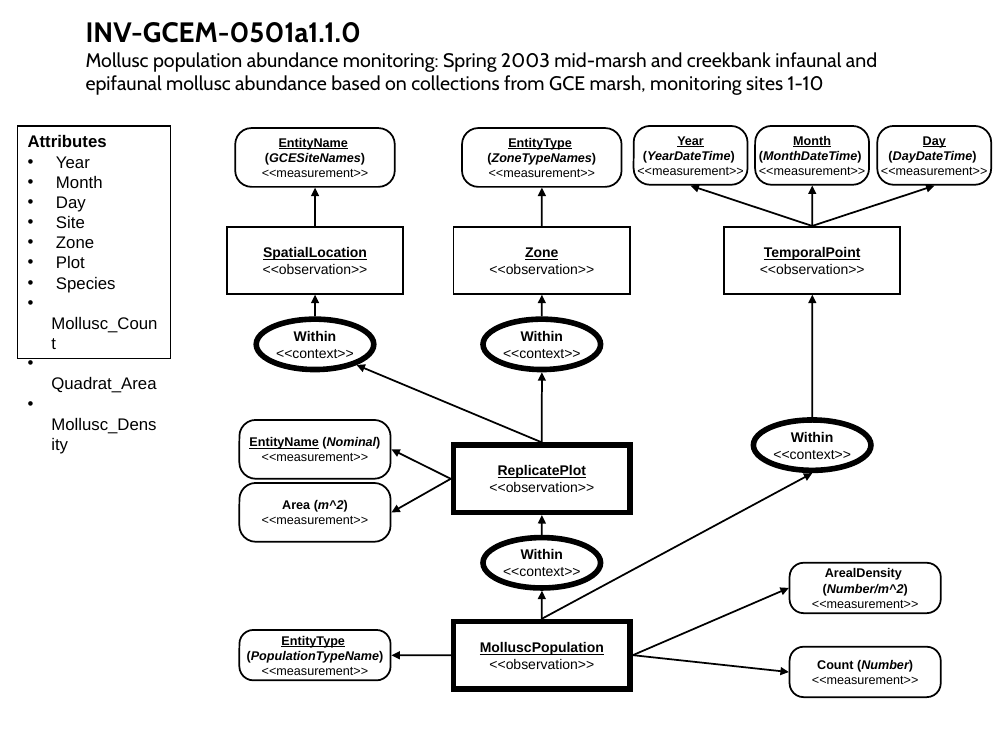
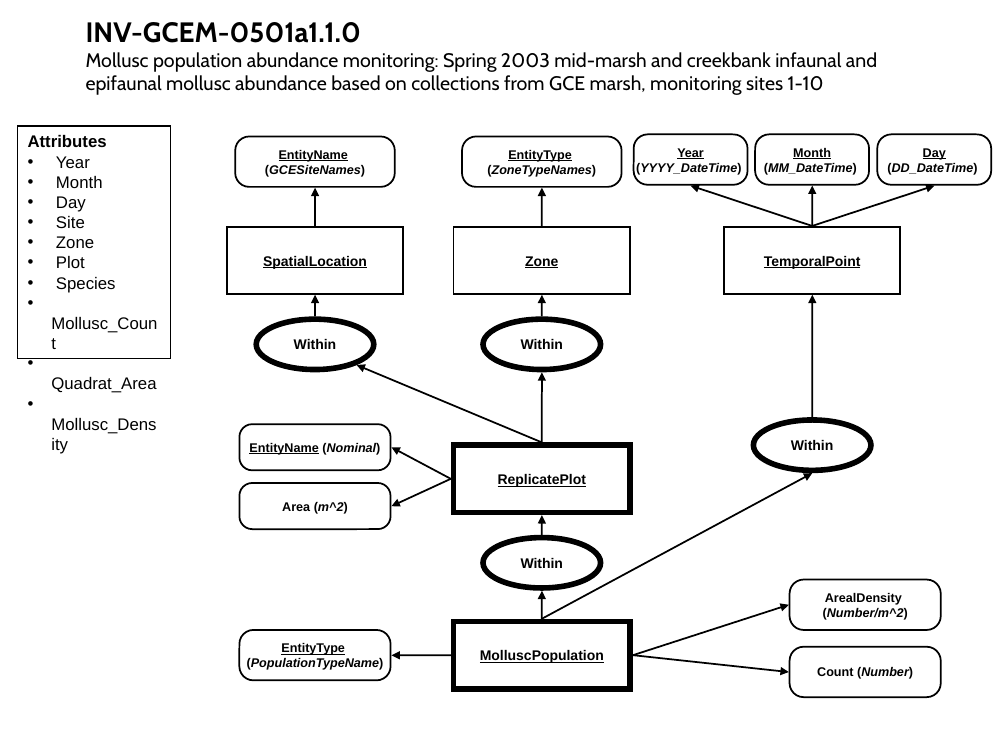
Before and after one commit to NCEAS/semtools, a slide deck: slide 7 of dev/sms/doc/gce-examples-2008.ppt. Drawn at 1008x756 pixels with LibreOffice and Linux fonts; fonts in the diff are those of the drawing. Boxes give left, top, right and bottom in pixels: in the first picture for what was removed or moved away, otherwise in the second. Text is boxed around its words. In the diff, an @@ line names an element or a change of style, - is before the commit and + after.

```diff
--- a/dev/sms/doc/gce-examples-2008.ppt
+++ b/dev/sms/doc/gce-examples-2008.ppt
@@ rounded rectangle "EntityName": place and size @@
-rounded rectangle "EntityName" at (235, 128, 394, 186)
+rounded rectangle "EntityName" at (235, 136, 394, 186)
@@ rounded rectangle "EntityType": place and size @@
-rounded rectangle "EntityType" at (462, 128, 621, 186)
+rounded rectangle "EntityType" at (462, 136, 621, 186)
@@ rounded rectangle "Year (YYYY_DateTime)": place and size @@
-rounded rectangle "Year (YYYY_DateTime)" at (634, 126, 748, 184)
+rounded rectangle "Year (YYYY_DateTime)" at (634, 134, 748, 184)
@@ text in rounded rectangle at (636, 148, 742, 175): text changed; italic on @@
-Year
-(YearDateTime)
-<<measurement>>
+Year
+(YYYY_DateTime)
@@ rounded rectangle "Month (MM_DateTime)": place and size @@
-rounded rectangle "Month (MM_DateTime)" at (755, 126, 869, 184)
+rounded rectangle "Month (MM_DateTime)" at (755, 134, 869, 184)
@@ text in rounded rectangle at (764, 148, 857, 175): text changed; italic on @@
-Month
-(MonthDateTime)
-<<measurement>>
+Month
+(MM_DateTime)
@@ rounded rectangle "Day (DD_DateTime)": place and size @@
-rounded rectangle "Day (DD_DateTime)" at (877, 126, 991, 184)
+rounded rectangle "Day (DD_DateTime)" at (877, 134, 991, 184)
@@ text in rounded rectangle at (887, 148, 977, 175): text changed; italic on @@
-Day
-(DayDateTime)
-<<measurement>>
+Day
+(DD_DateTime)
@@ text in rounded rectangle at (262, 169, 368, 177): paragraph removed @@
-<<measurement>>
@@ text in rounded rectangle at (489, 169, 595, 177): paragraph removed @@
-<<measurement>>
@@ text in rectangle at (263, 264, 368, 274): paragraph removed @@
-<<observation>>
@@ text in rectangle at (489, 264, 594, 274): paragraph removed @@
-<<observation>>
@@ text in rectangle at (760, 264, 865, 274): paragraph removed @@
-<<observation>>
@@ text in ellipse at (294, 339, 336, 349): text changed; bold on @@
-Within
-<<context>>
+Within
@@ text in ellipse at (521, 339, 563, 349): text changed; bold on @@
-Within
-<<context>>
+Within
@@ rounded rectangle "EntityName (Nominal)": place and size @@
-rounded rectangle "EntityName (Nominal)" at (240, 420, 391, 479)
+rounded rectangle "EntityName (Nominal)" at (240, 424, 391, 471)
@@ text in ellipse at (791, 440, 833, 450): text changed; bold on @@
-Within
-<<context>>
+Within
@@ text in rounded rectangle at (262, 453, 368, 461): paragraph removed @@
-<<measurement>>
@@ arrow moved from (451, 479) - (391, 512) to (451, 479) - (391, 506) @@
@@ rounded rectangle "Area (m^2)": place and size @@
-rounded rectangle "Area (m^2)" at (240, 483, 391, 541)
+rounded rectangle "Area (m^2)" at (240, 483, 391, 529)
@@ text in rectangle at (489, 482, 594, 492): paragraph removed @@
-<<observation>>
@@ text in rounded rectangle at (262, 516, 368, 524): paragraph removed @@
-<<measurement>>
@@ text in ellipse at (521, 558, 563, 568): text changed; bold on @@
-Within
-<<context>>
+Within
@@ rounded rectangle "ArealDensity": place and size @@
-rounded rectangle "ArealDensity" at (789, 562, 940, 613)
+rounded rectangle "ArealDensity" at (789, 580, 940, 630)
@@ arrow moved from (633, 655) - (789, 588) to (633, 655) - (789, 605) @@
@@ text in rounded rectangle at (812, 600, 918, 608): paragraph removed @@
-<<measurement>>
@@ text in rectangle at (489, 659, 594, 669): paragraph removed @@
-<<observation>>
@@ text in rounded rectangle at (262, 667, 368, 675): paragraph removed @@
-<<measurement>>
@@ text in rounded rectangle at (812, 676, 918, 684): paragraph removed @@
-<<measurement>>
```
Also in this commit, not shown: 8 other slides changed, 1 slide added, 1 other file.
